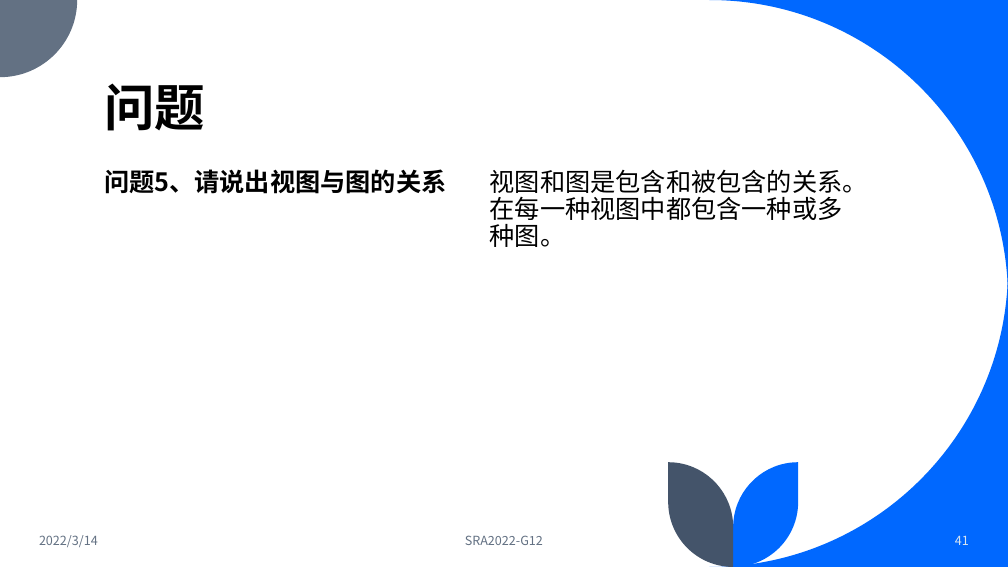
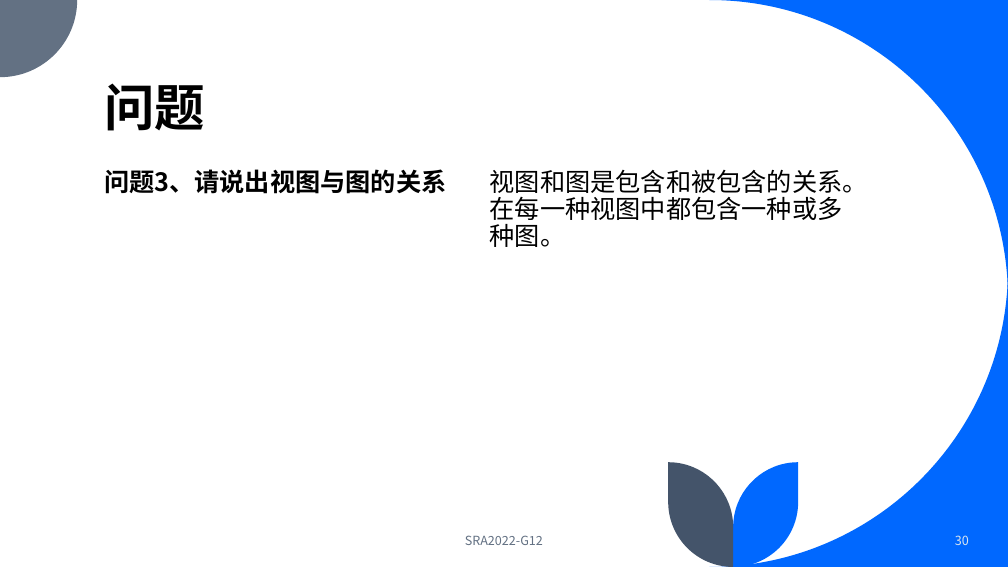
Before and after one commit to dreamtrueqaq/SRA2022-G12, a slide deck: slide 30 of 非受控文档/翻转课堂/UML概述.pptx (slide 41 before the commit). Drawn at 1008x567 pixels with LibreOffice and Linux fonts; fonts in the diff are those of the drawing. Boxes give left, top, right and bottom in pixels: in the first picture for what was removed or moved away, otherwise in the second. Text is boxed around its words. In the diff, an @@ line names an element or a change of style, - is before the commit and + after.

```diff
--- a/非受控文档/翻转课堂/UML概述.pptx
+++ b/非受控文档/翻转课堂/UML概述.pptx
@@ text at bbox=[104, 169, 446, 194]: text changed @@
-问题5、请说出视图与图的关系
+问题3、请说出视图与图的关系
@@ text removed at bbox=[39, 535, 98, 547] @@
-2022/3/14
@@ page number at bbox=[955, 535, 969, 545]: text changed @@
-41
+30
```
Also in this commit, not shown: 33 other slides changed, 3 other files.
